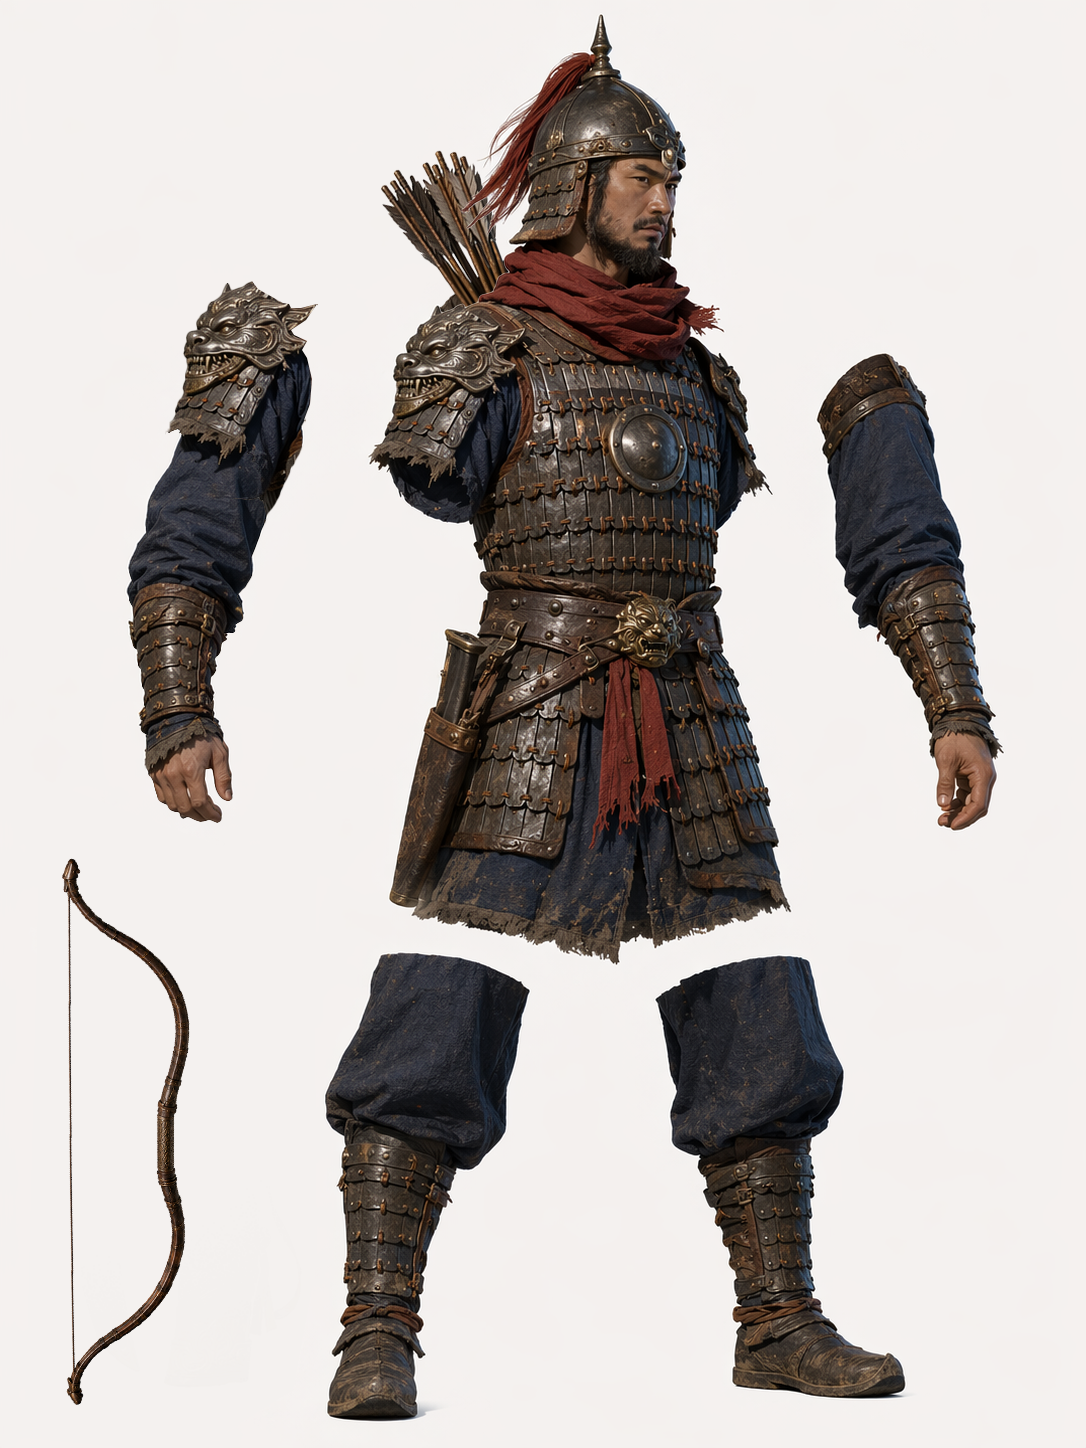
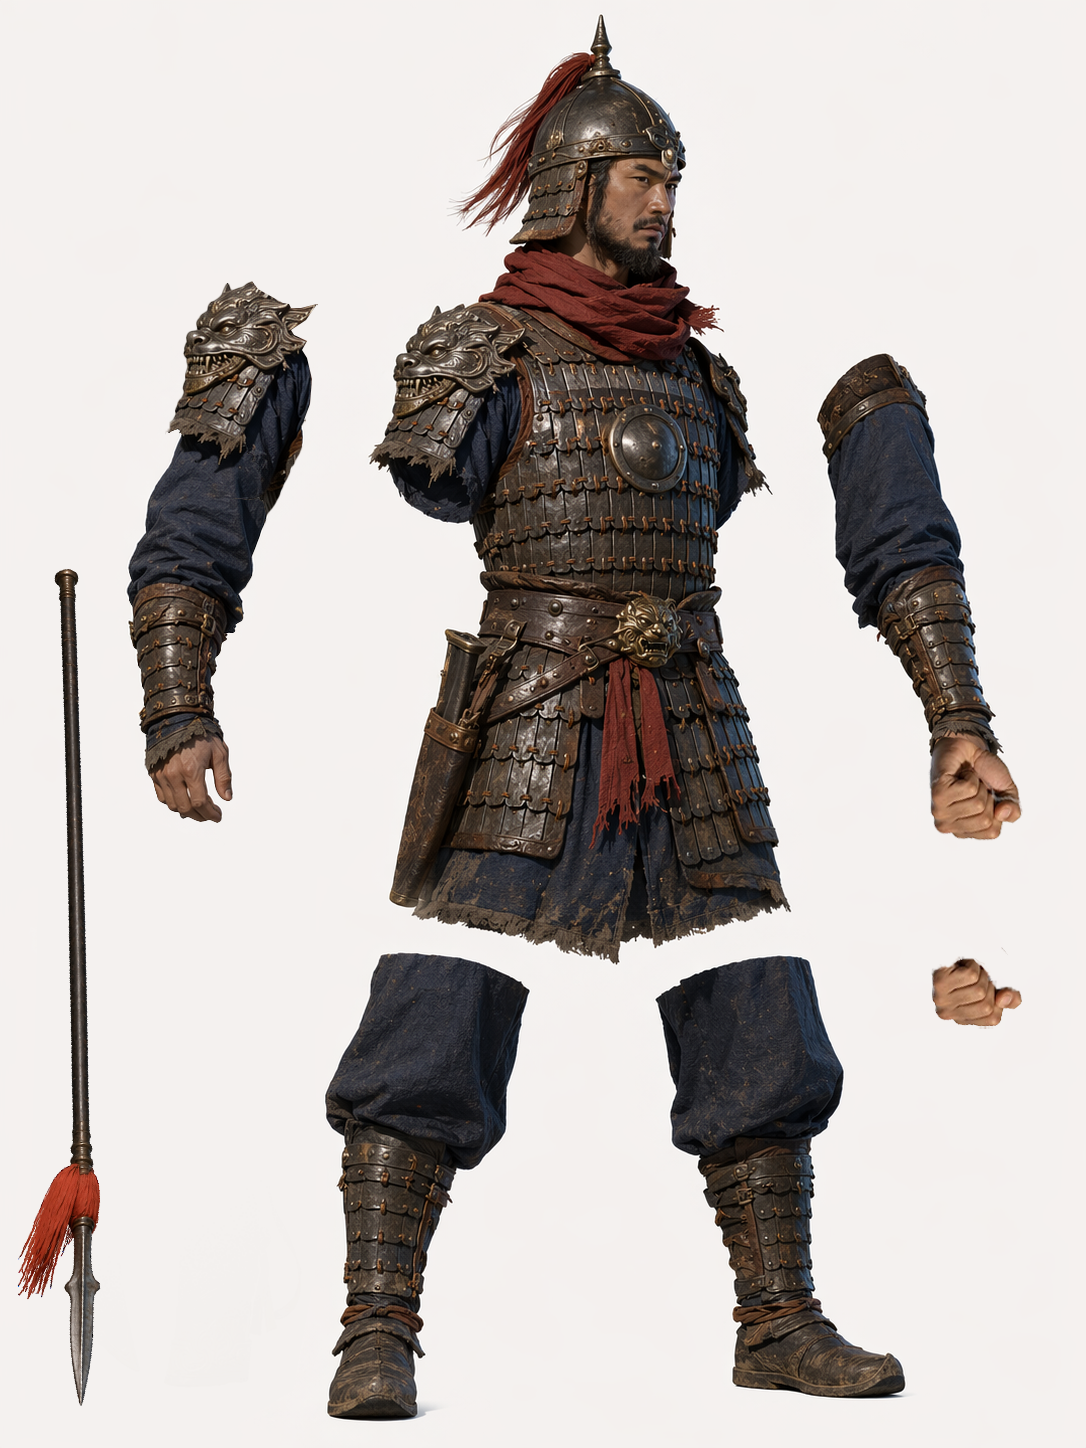
The second 1086 × 1448 image is a revision of the first. Changes to its layers:
added layer "图层 5" above "图层 4" over [931, 947, 1022, 1029]
added layer "图层 3" above "077438be329781f24556cc1035f95065" over [928, 735, 1023, 841]
added layer "20260702-111102" above "图层 2" over [17, 569, 101, 1406]
painted on "图层 2" over [381, 150, 1004, 1029]
hid "20260702-111111" over [62, 858, 190, 1405]
hid "图层 1" over [381, 150, 513, 318]